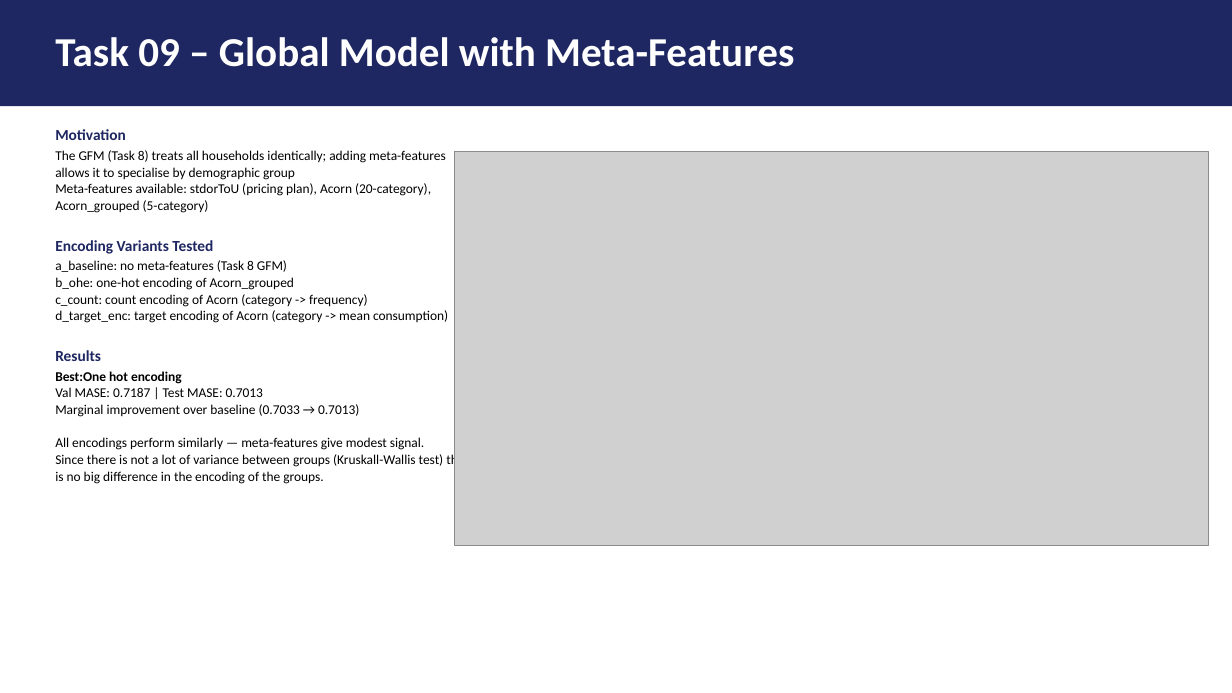
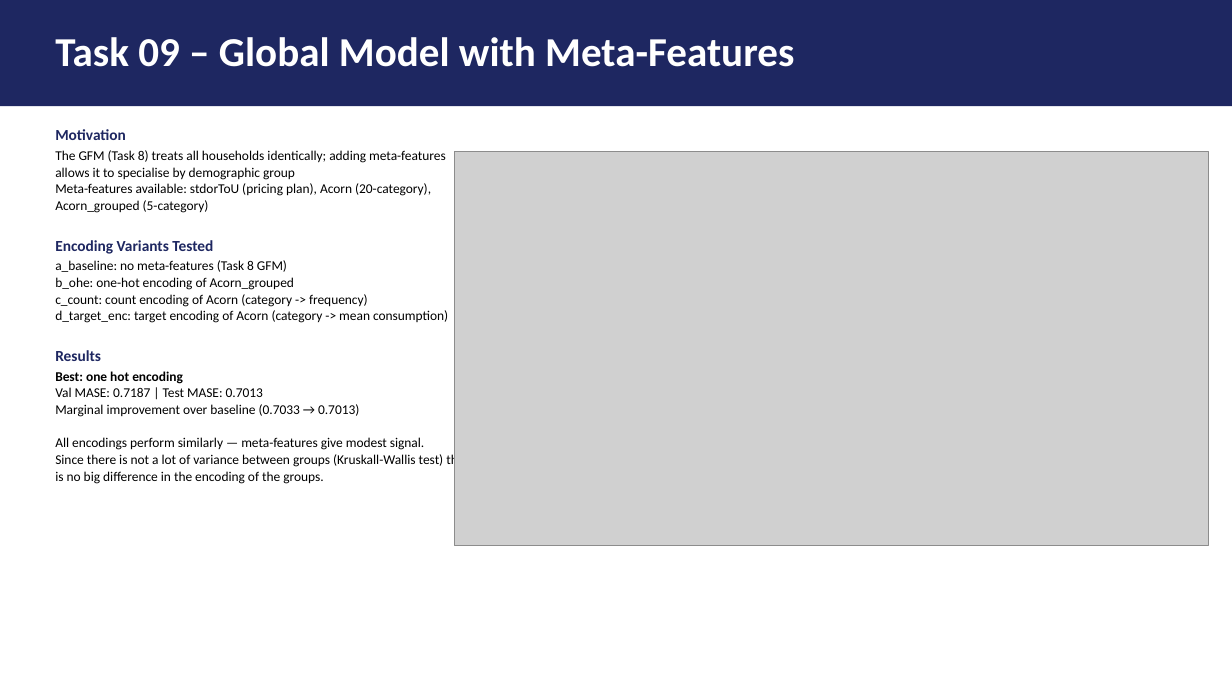
Before and after one commit to FVardi/PhD-Courses, a slide deck: slide 8 of Deep learning for time-series/Assignment 2/Presentation.pptx. Drawn at 1232x693 pixels with LibreOffice and Linux fonts; fonts in the diff are those of the drawing; grey boxes stand for pictures. Boxes give left, top, right and bottom in pixels: in the first picture for what was removed or moved away, otherwise in the second. Text is boxed around its words. In the diff, an @@ line names an element or a change of style, - is before the commit and + after.

```diff
--- a/Deep learning for time-series/Assignment 2/Presentation.pptx
+++ b/Deep learning for time-series/Assignment 2/Presentation.pptx
@@ text at <box>55,371,183,384</box>: text changed @@
-Best:One hot encoding
+Best: one hot encoding
```
Also in this commit, not shown: 4 other slides changed, 4 other files.
